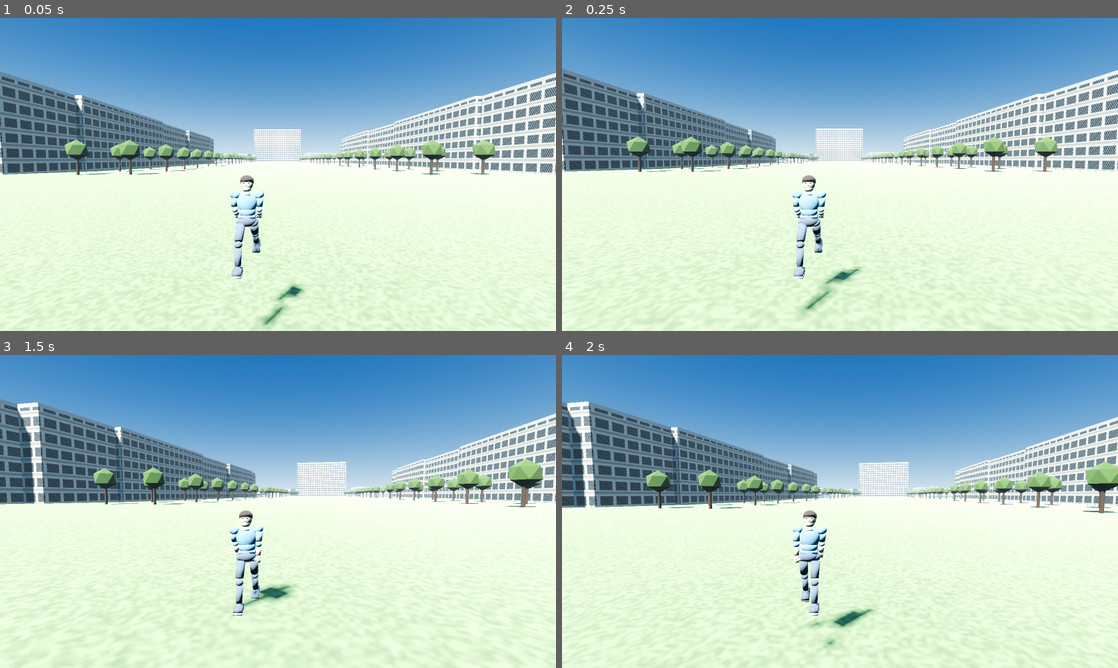
Above: before the commit, frames 1-4 (two rows, left to right).
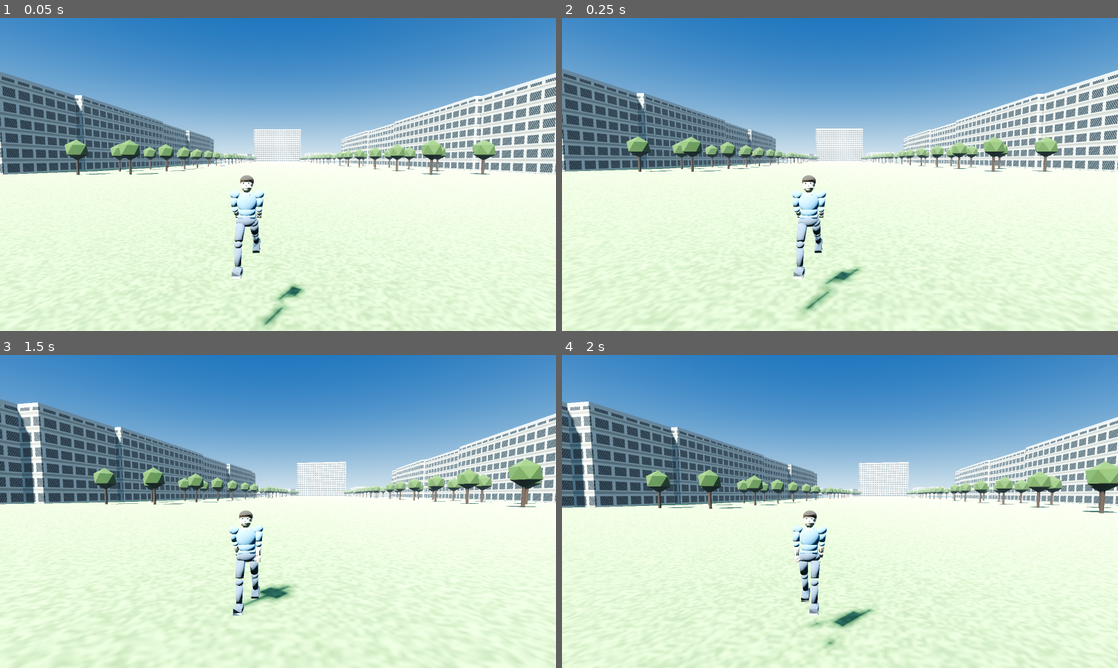
Above: after the commit, the same moments.

Repository: M1ghty32/M1ghty_2wy
Game: Godot game, scene res://main.tscn
Same seed, same stepped clock (60 frames per second), same inputs: the game is played once before the commit and once after it.
Inputs (mouse positions are in pixels of both pictures, inside the frame that each line leads up to):
- Up to frame 1 (0.05 s): no input
- Up to frame 2 (0.25 s): no input
- Up to frame 3 (1.5 s): move the mouse to (305, 511) at 0.52 s; hold Shift 0.53-1.28 s; hold W from 0.53 s (still down); tap Space at 0.77 s; move the mouse to (250, 511) at 1.27 s; tap Shift at 1.35 s
- Up to frame 4 (2 s): keep holding W; tap Space at 1.52 s

The runs differ from the first frame. In frame 1, 0.1% of the frame differs, in the area x 13-88%, y 45-84%; in frame 2, 0.1%; in frame 3, 0.2%; in frame 4, 0.2%, in the area x 17-98%, y 43-84%.

Commit message:
feat(web): preload scenes for exported builds; Web export preset and launcher

Diff:
--- a/city-twin/godot/main.gd
+++ b/city-twin/godot/main.gd
@@ -1,4 +1,7 @@
 extends Node3D
+
+const PLAYER_SCENE: PackedScene = preload("res://assets/player.glb")
+const CAMPUS_SCENE: PackedScene = preload("res://assets/campus.glb")
 
 var camp: Dictionary = {}
 var player: CharacterBody3D
@@ -70,15 +73,17 @@
 
 func _load_campus_glb() -> bool:
 	var path := "res://assets/campus.glb"
-	if not FileAccess.file_exists(path):
-		return false
-	var doc := GLTFDocument.new()
-	var state := GLTFState.new()
-	var err := doc.append_from_file(path, state)
-	if err != OK:
-		push_warning("GLB load failed: " + str(err))
-		return false
-	var root := doc.generate_scene(state)
+	var packed: PackedScene = CAMPUS_SCENE
+	var root: Node = null
+	if packed:
+		root = packed.instantiate()
+	else:
+		var doc := GLTFDocument.new()
+		var state := GLTFState.new()
+		var err := doc.append_from_file(path, state)
+		if err != OK:
+			return false
+		root = doc.generate_scene(state)
 	if root == null:
 		return false
 	add_child(root)
@@ -427,13 +432,16 @@
 
 func _load_player_model() -> Node3D:
 	var path := "res://assets/player.glb"
-	if not FileAccess.file_exists(path):
-		return null
-	var doc := GLTFDocument.new()
-	var st := GLTFState.new()
-	if doc.append_from_file(path, st) != OK:
-		return null
-	var root := doc.generate_scene(st)
+	var root: Node = null
+	var packed: PackedScene = PLAYER_SCENE
+	if packed:
+		root = packed.instantiate()
+	else:
+		var doc := GLTFDocument.new()
+		var st := GLTFState.new()
+		if doc.append_from_file(path, st) != OK:
+			return null
+		root = doc.generate_scene(st)
 	if root == null:
 		return null
 	anim_player = root.find_child("*AnimationPlayer*", true, false) as AnimationPlayer
@@ -448,7 +456,7 @@
 				anim_idle = an
 		if anim_idle != "":
 			anim_player.play(anim_idle)
-	return root
+	return root as Node3D
 
 func _tri(st: SurfaceTool, a: Vector3, b: Vector3, c: Vector3) -> void:
 	st.add_vertex(a)
Not shown, added: city-twin/godot/export_presets.cfg
Not shown, changed: .gitignore
Not shown, added: run-campus.bat
